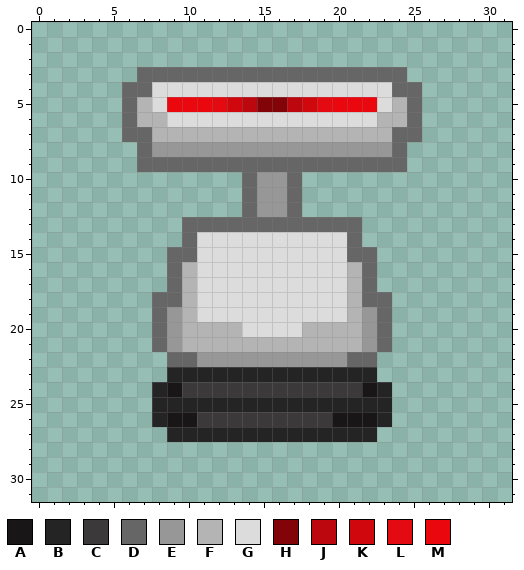
File history of a pixel-art sprite, images/robot.png. That is the earlier state.
The file is 32x32 pixels.
Palette (. is transparent): A #181616  B #252424  C #3b3939  D #666666  E #979797  F #b4b4b4  G #dcdcdc  H #820408  J #bb070d  K #d0080e  L #e40a11  M #eb070e
Pixels before, first column x 6:
 3 .DDDDDDDDDDDDDDDDDD.
 4 DDGGGGGGGGGGGGGGGGDD
 5 DFGMMMLKJHHJKLMMMGFD
 6 DFFGGGGGGGGGGGGGGFFD
 7 DDFFFFFFFFFFFFFFFFDD
 8 .DEEEEEEEEEEEEEEEED.
 9 .DDDDDDDDDDDDDDDDDD.
10 ........DEED........
11 ........DEED........
12 ........DEED........
13 ....DDDDDDDDDDDD....
14 ....DGGGGGGGGGGD....
15 ...DDGGGGGGGGGGDD...
16 ...DFGGGGGGGGGGFD...
17 ...DFGGGGGGGGGGFD...
18 ..DDFGGGGGGGGGGFDD..
19 ..DEFGGGGGGGGGGFED..
20 ..DEFFFFGGGGFFFFED..
21 ..DEFFFFFFFFFFFFED..
22 ...DDEEEEEEEEEEDD...
23 ...BBBBBBBBBBBBBB...
24 ..BACCCCCCCCCCCCAB..
25 ..BBBBBBBBBBBBBBBB..
26 ..BAACCCCCCCCCAAAB..
27 ...BBBBBBBBBBBBBB...
New version:
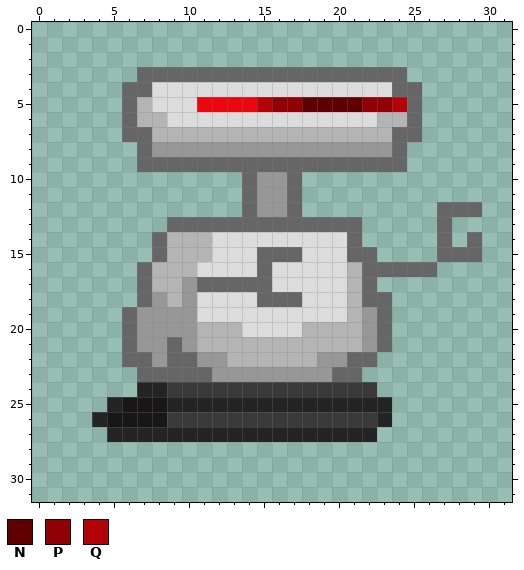
Colours new in this view: N #600003  P #900004  Q #b20308
Edits made:
Changed rows in their new state; - is an unchanged pixel.
first column x 9:
 5 GG-MMMQPPNNNNPPQ
first column x 4:
12 -----------------------DDD
13 -----D-----------------D--
14 ----DFFF---------------D-D
15 ----DFFF---DDD---------DDD
16 ---DFF-----D-------DDDD---
17 ---DFFEDDDDD--------------
18 ---DEFE----DDD------------
19 --DEE-E-------------------
20 --DEE-E-------------------
21 --DEEDE-------------------
22 --DDE----FFFFFF-----------
23 ---DDDDDEEEEEEEEDD.-------
24 ---B-C------------C.------
25 -BAAA---------------------
26 BAAAACC---------CCC-------
27 -BBBB---------------------
